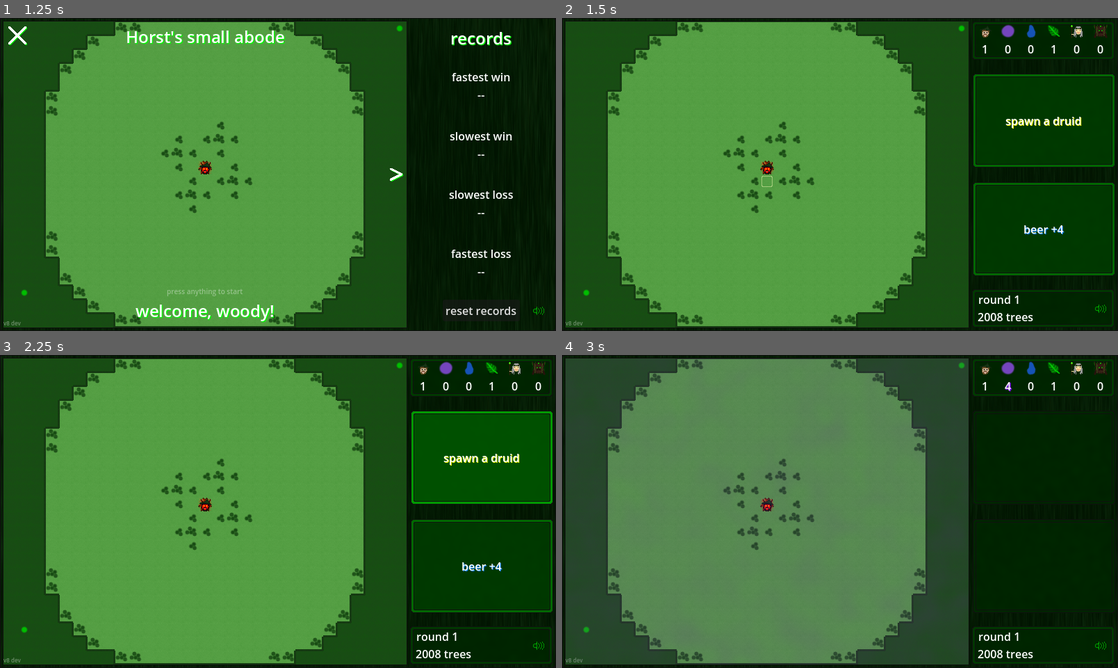
Above: before the commit, frames 1-4 (two rows, left to right).
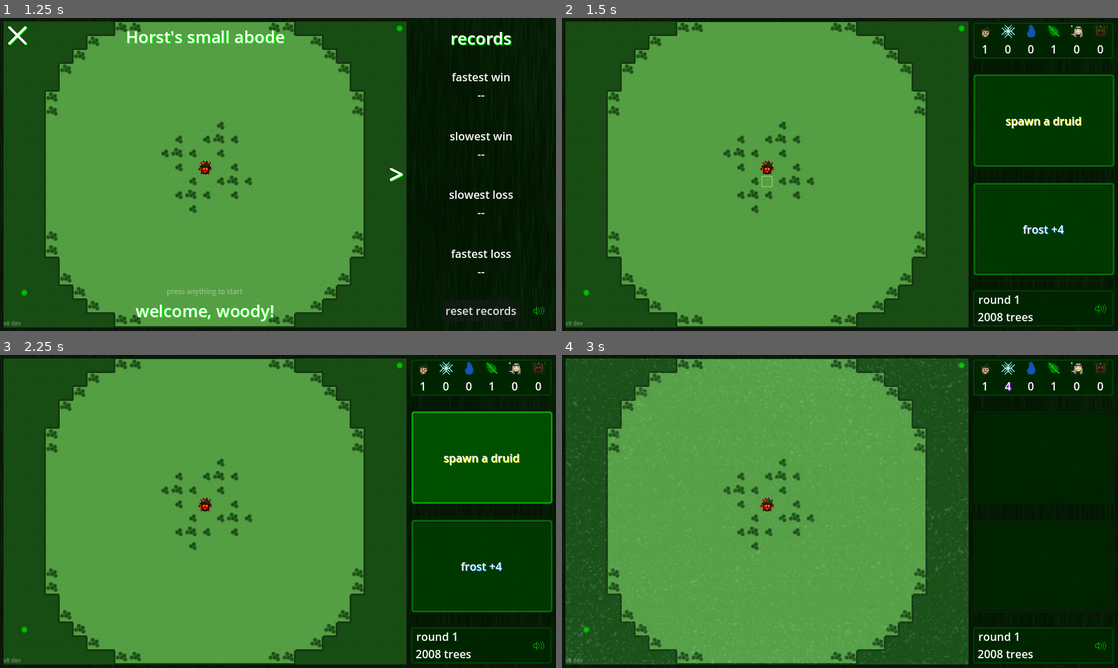
Above: after the commit, the same moments.

Repository: TriffnixXIV/ForstForward
Game: Godot game, scene res://Scenes/ForstForward.tscn
Same seed, same stepped clock (60 frames per second), same inputs: the game is played once before the commit and once after it. Sound files missing from this copy of the repository are replaced by a short silence.
Inputs (mouse positions are in pixels of both pictures, inside the frame that each line leads up to):
- Up to frame 1 (1.25 s): click (205, 174) at 0.5 s
- Up to frame 2 (1.5 s): click (767, 174) at 1.25 s
- Up to frame 3 (2.25 s): click "spawn a druid" at 2 s
- Up to frame 4 (3 s): click "beer +4" (after the commit: "frost +4") at 2.75 s

Frame 1 is identical in both runs. In frame 2, 0.2% of the frame differs, in the area x 79-91%, y 2-70%; in frame 3, 0.2%; in frame 4, 32%, in the area x 0-82%, y 1-99%.

Commit message:
turned beer into frost
and nerfed life upgrades a bit

Diff:
--- a/Source/Code/Action.gd
+++ b/Source/Code/Action.gd
@@ -1,7 +1,7 @@
 extends Resource
 class_name Action
 
-enum Type {spawn_treant, spawn_druid, overgrowth, spread, plant, rain, lightning_strike, beer}
+enum Type {spawn_treant, spawn_druid, overgrowth, spread, plant, rain, lightning_strike, frost}
 var type = null
 
 var strength = null
@@ -9,7 +9,7 @@
 var progress = 0
 
 var next_action: Action = null
-var concurrent_actions: Array[Action] = [] # can only contain overgrowth, rain and beer actions
+var concurrent_actions: Array[Action] = [] # can only contain overgrowth, rain and frost actions
 
 signal advance_success
 signal advance_failure
@@ -38,10 +38,10 @@
 	emit_signal("text_changed")
 
 func add_action(other: Action):
-	if other.type in [Type.overgrowth, Type.rain, Type.beer]:
+	if other.type in [Type.overgrowth, Type.rain, Type.frost]:
 		concurrent_actions.append(other)
 	else:
-		if type in [Type.overgrowth, Type.rain, Type.beer]:
+		if type in [Type.overgrowth, Type.rain, Type.frost]:
 			other.concurrent_actions.append(copy())
 			set_action(other)
 		elif next_action != null:
@@ -67,7 +67,7 @@
 		Type.plant:				return Crystal.Type.growth
 		Type.rain:				return Crystal.Type.weather
 		Type.lightning_strike:	return Crystal.Type.weather
-		Type.beer:				return Crystal.Type.weather # this will make sense once beer becomes snow
+		Type.frost:				return Crystal.Type.weather # this will make sense once frost becomes snow
 
 func get_full_text():
 	var full_text = get_text()
@@ -105,8 +105,8 @@
 			return "growth +" + str(strength)
 		Type.rain:
 			return "rain +" + str(strength) if strength > 0 else "rain " + str(strength) if strength < 0 else ""
-		Type.beer:
-			return "beer +" + str(strength)
+		Type.frost:
+			return "frost +" + str(strength)
 		Type.lightning_strike:
 			if clicks > 1:
 				return "summon " + str(clicks) + " lightning strikes" + progress_text
@@ -114,7 +114,7 @@
 				return "summon a lightning strike"
 
 func enact(map: Map):
-	if type in [Type.overgrowth, Type.rain, Type.beer]:
+	if type in [Type.overgrowth, Type.rain, Type.frost]:
 		for action in concurrent_actions:
 			action.enact(map)
 
@@ -124,9 +124,9 @@
 		Type.rain:
 			map.rain_duration += strength
 			map.update_rain_overlay()
-		Type.beer:
-			map.beer_level += strength
-			map.update_beer_overlay()
+		Type.frost:
+			map.frost_level += strength
+			map.update_frost_overlay()
 
 func advance(map: Map, cell_position: Vector2i):
 	if progress >= clicks:
--- a/Source/Code/ActionFactory.gd
+++ b/Source/Code/ActionFactory.gd
@@ -18,8 +18,8 @@
 		ActionPrototype.new(Action.Type.rain),
 	Action.Type.lightning_strike:
 		ActionPrototype.new(Action.Type.lightning_strike),
-	Action.Type.beer:
-		ActionPrototype.new(Action.Type.beer)
+	Action.Type.frost:
+		ActionPrototype.new(Action.Type.frost)
 }
 
 var base_rain_lightning_conversion_unlocked = false
--- a/Source/Code/ActionPrototype.gd
+++ b/Source/Code/ActionPrototype.gd
@@ -36,7 +36,7 @@
 		Type.lightning_strike:
 			base_unlocked = false
 			base_clicks = 1
-		Type.beer:
+		Type.frost:
 			base_strength = 4
 
 	reset()
--- a/Source/Code/ForstForward.gd
+++ b/Source/Code/ForstForward.gd
@@ -413,8 +413,8 @@
 
 func update_numbers():
 	$Sidebar/InGameUI/NumberContainer/Numbers/Villagers/Label.text = str(len($Map.villagers))
-	$Sidebar/InGameUI/NumberContainer/Numbers/Beer/Label.text = str($Map.get_villager_action_loss())
-	$Sidebar/InGameUI/NumberContainer/Numbers/Beer/Label.label_settings.shadow_color = Color(0, 1, 0, 0) if $Map.get_villager_action_loss() == 0 else Color(0.5, 0, 1, 1) if $Map.beer_level > 0 else Color(0, 0.5, 1, 1)
+	$Sidebar/InGameUI/NumberContainer/Numbers/Frost/Label.text = str($Map.get_villager_action_loss())
+	$Sidebar/InGameUI/NumberContainer/Numbers/Frost/Label.label_settings.shadow_color = Color(0, 1, 0, 0) if $Map.get_villager_action_loss() == 0 else Color(0.5, 0, 1, 1) if $Map.frost_level > 0 else Color(0, 0.5, 1, 1)
 	$Sidebar/InGameUI/NumberContainer/Numbers/Rain/Label.text = str($Map.rain_duration)
 	$Sidebar/InGameUI/NumberContainer/Numbers/Rain/Label.label_settings.shadow_color = Color(0, 0.5, 1, 1) if $Map.is_raining() else Color(0, 1, 0, 0)
 	$Sidebar/InGameUI/NumberContainer/Numbers/Growth/Label.text = str($Map.get_growth_stages())
@@ -440,8 +440,8 @@
 	$MapOverlay/PostGame/Stats/Horst/Deaths.text = str($Map.total_dead_villagers) + " villagers died"
 	$MapOverlay/PostGame/Stats/Horst/DeathsTreant.text = str($Map.total_deaths_to_treants) + " deaths to treants"
 	$MapOverlay/PostGame/Stats/Horst/DeathsLightning.text = str($Map.total_deaths_to_lightning) + " deaths to lightning"
-	$MapOverlay/PostGame/Stats/Horst/Beer.text = str($Map.total_beer_level) + " total beer level"
-	$MapOverlay/PostGame/Stats/Horst/BeerActions.text = str($Map.actions_lost_to_beer) + " actions lost to beer"
+	$MapOverlay/PostGame/Stats/Horst/Frost.text = str($Map.total_frost_level) + " total frost level"
+	$MapOverlay/PostGame/Stats/Horst/FrostActions.text = str($Map.actions_lost_to_frost) + " actions lost to frost"
 
 	$MapOverlay/PostGame/Stats/Forst/Trees.text = str($Map.total_grown_trees) + " trees grown"
 	$MapOverlay/PostGame/Stats/Forst/Plant.text = str($Map.total_planted_trees) + " trees planted"
--- a/Source/Code/Map.gd
+++ b/Source/Code/Map.gd
@@ -46,7 +46,7 @@
 var base_can_spread_on_buildings = false
 var base_can_plant_on_buildings = false
 var base_rain_growth_boost = 0
-var base_rain_beer_boost = 0
+var base_rain_frost_boost = 0
 
 var villager_actions: int
 var treant_actions: int
@@ -57,12 +57,12 @@
 var can_spread_on_buildings: bool
 var can_plant_on_buildings: bool
 var rain_growth_boost: int
-var rain_beer_boost: int
+var rain_frost_boost: int
 
 var growth_boost = 0
 var remaining_growth_stages = 0
 var rain_duration = 0
-var beer_level = 0
+var frost_level = 0
 
 var total_felled_trees: int = 0
 var highest_villager_count: int = 0
@@ -70,8 +70,8 @@
 var total_dead_villagers: int = 0
 var total_deaths_to_treants: int = 0
 var total_deaths_to_lightning: int = 0
-var total_beer_level: int = 0
-var actions_lost_to_beer: int = 0
+var total_frost_level: int = 0
+var actions_lost_to_frost: int = 0
 
 var total_grown_trees: int = 0
 var total_planted_trees: int = 0
@@ -207,7 +207,7 @@
 func stop():
 	$Timer.stop()
 	set_rain(0)
-	set_beer(0)
+	set_frost(0)
 	current_phase = Phase.idle
 
 func reset():
@@ -218,7 +218,7 @@
 	reset_stats()
 	growth_boost = 0
 	set_rain(0)
-	set_beer(0)
+	set_frost(0)
 	$Timer.stop()
 
 	for villager in homeless_villagers:
@@ -245,7 +245,7 @@
 	can_spread_on_buildings	= base_can_spread_on_buildings
 	can_plant_on_buildings	= base_can_plant_on_buildings
 	rain_growth_boost		= base_rain_growth_boost
-	rain_beer_boost			= base_rain_beer_boost
+	rain_frost_boost			= base_rain_frost_boost
 
 func reset_stats():
 	total_felled_trees = 0
@@ -254,8 +254,8 @@
 	total_dead_villagers = 0
 	total_deaths_to_treants = 0
 	total_deaths_to_lightning = 0
-	total_beer_level = 0
-	actions_lost_to_beer = 0
+	total_frost_level = 0
+	actions_lost_to_frost = 0
 
 	total_grown_trees = 0
 	total_planted_trees = 0
@@ -403,7 +403,7 @@
 	current_phase = Phase.villagers
 	var action_loss = get_villager_action_loss()
 	for villager in villagers:
-		actions_lost_to_beer += min(villager_actions, beer_level)
+		actions_lost_to_frost += min(villager_actions, frost_level)
 		villager.prepare_turn(villager_actions - action_loss)
 	update_cell_tree_distance_map()
 	all_villagers_are_done_with_this_step = true
@@ -453,7 +453,7 @@
 	current_phase = Phase.idle
 	growth_boost = max(0, floori(0.5 * growth_boost))
 	advance_rain()
-	advance_beer()
+	advance_frost()
 	emit_signal("advancement_done")
 
 # miscellaneous advancement stuff
@@ -502,18 +502,18 @@
 	rain_duration = max(0, duration)
 	update_rain_overlay()
 
-func advance_beer():
-	total_beer_level += beer_level
-	set_beer(floori(0.5 * beer_level))
-
-func set_beer(amount: int):
-	beer_level = amount
-	update_beer_overlay()
+func advance_frost():
+	total_frost_level += frost_level
+	set_frost(floori(0.5 * frost_level))
+
+func set_frost(amount: int):
+	frost_level = amount
+	update_frost_overlay()
 
 func get_villager_action_loss():
-	var villager_action_loss = beer_level
+	var villager_action_loss = frost_level
 	if is_raining():
-		villager_action_loss += rain_beer_boost
+		villager_action_loss += rain_frost_boost
 	return villager_action_loss
 
 # UI stuff
@@ -524,13 +524,13 @@
 	else:
 		$RainOverlay.visible = false
 
-func update_beer_overlay():
+func update_frost_overlay():
 	var coldness = get_villager_action_loss()
 	if coldness > 0:
-		$BeerOverlay.visible = true
-		$BeerOverlay.modulate.a = min(1, coldness / float(villager_actions))
-	else:
-		$BeerOverlay.visible = false
+		$FrostOverlay.visible = true
+		$FrostOverlay.modulate.a = min(1, coldness / float(villager_actions))
+	else:
+		$FrostOverlay.visible = false
 
 func initialize_cell_labels():
 	var array = []
--- a/Source/Code/Upgrade.gd
+++ b/Source/Code/Upgrade.gd
@@ -5,11 +5,11 @@
 var previous_value = null
 var end_text = ""
 
-enum Type {none, villager, treant, druid, growth, spread, plant, rain, lightning, beer}
+enum Type {none, villager, treant, druid, growth, spread, plant, rain, lightning, frost}
 var type: Type = Type.none
 
 enum Attribute {none, unlock, clicks, strength, actions, minimum,
-	growth, spread, on_plains, on_buildings, unlock_rain, rain, rain_conversion, beer}
+	growth, spread, on_plains, on_buildings, unlock_rain, rain, rain_conversion, frost}
 var attribute: Attribute = Attribute.none
 
 func _init(type_: Type = Type.none, attribute_: Attribute = Attribute.none,
@@ -86,8 +86,8 @@
 					return "rain\n+" + str(previous_value) + " -> +" + str(value)
 				Attribute.growth:
 					return "rain growth boost\n+" + str(previous_value) + " -> +" + str(value)
-				Attribute.beer:
-					return "rain beer boost\n+" + str(previous_value) + " -> +" + str(value)
+				Attribute.frost:
+					return "rain frost boost\n+" + str(previous_value) + " -> +" + str(value)
 		Type.lightning:
 			match attribute:
 				Attribute.unlock:
@@ -102,10 +102,10 @@
 					var rainstr_1 = "+" + str(previous_value) if previous_value > 0 else str(previous_value)
 					var rainstr_2 = "+" + str(value) if value > 0 else str(value)
 					return "lightning rain\n" + rainstr_1 + " -> " + rainstr_2
-		Type.beer:
+		Type.frost:
 			match attribute:
 				Attribute.strength:
-					return "beer\n+" + str(previous_value) + " -> +" + str(value)
+					return "frost\n+" + str(previous_value) + " -> +" + str(value)
 
 func apply(map: Map, action_factory: ActionFactory):
 	var prototype: ActionPrototype
@@ -156,7 +156,7 @@
 			match attribute:
 				Attribute.strength:	prototype.strength = value
 				Attribute.growth:	map.rain_growth_boost = value
-				Attribute.beer:		map.rain_beer_boost = value
+				Attribute.frost:		map.rain_frost_boost = value
 		Type.lightning:
 			prototype = action_factory.action_prototypes[Action.Type.lightning_strike]
 			match attribute:
@@ -165,8 +165,8 @@
 				Attribute.unlock_rain:		action_factory.rain_lightning_conversion_unlocked = true
 				Attribute.rain_conversion:	action_factory.rain_lightning_conversion = value
 				Attribute.rain:				action_factory.lightning_bonus_rain = value
-		Type.beer:
-			prototype = action_factory.action_prototypes[Action.Type.beer]
+		Type.frost:
+			prototype = action_factory.action_prototypes[Action.Type.frost]
 			match attribute:
 				Attribute.strength:	prototype.strength = value
 
--- a/Source/Code/UpgradeFactory.gd
+++ b/Source/Code/UpgradeFactory.gd
@@ -137,9 +137,9 @@
 				available_upgrades.append(
 					Upgrade.new(UT.rain, UA.growth, map.rain_growth_boost + 1, map.rain_growth_boost))
 
-			if prototype.level >= 3 + 5 * map.rain_beer_boost:
+			if prototype.level >= 3 + 5 * map.rain_frost_boost:
 				available_upgrades.append(
-					Upgrade.new(UT.rain, UA.beer, map.rain_beer_boost + 1, map.rain_beer_boost))
+					Upgrade.new(UT.rain, UA.frost, map.rain_frost_boost + 1, map.rain_frost_boost))
 
 			# lightning
 			prototype = action_factory.action_prototypes[Action.Type.lightning_strike]
@@ -167,11 +167,11 @@
 						available_upgrades.append(
 							Upgrade.new(UT.lightning, UA.rain_conversion, strength - 1, strength))
 
-			# beer
-			prototype = action_factory.action_prototypes[Action.Type.beer]
+			# frost
+			prototype = action_factory.action_prototypes[Action.Type.frost]
 			strength = prototype.strength
 			if total_weather_upgrades >= floori((pow(prototype.level, 2) + prototype.level) / 2.0):
 				available_upgrades.append(
-					Upgrade.new(UT.beer, UA.strength, strength + 1, strength))
+					Upgrade.new(UT.frost, UA.strength, strength + 1, strength))
 
 	return available_upgrades
--- a/Source/Scenes/ForstForward.tscn
+++ b/Source/Scenes/ForstForward.tscn
@@ -21,8 +21,6 @@
 [ext_resource type="PackedScene" uid="uid://bx13d72r8gahd" path="res://Scenes/Treant.tscn" id="17_rglu0"]
 [ext_resource type="PackedScene" uid="uid://d223ip0jmfp16" path="res://Scenes/Levels/Level4.tscn" id="18_ngmoe"]
 [ext_resource type="PackedScene" uid="uid://6b24wittmrru" path="res://Scenes/Levels/Level5.tscn" id="19_qo6jg"]
-[ext_resource type="Texture2D" uid="uid://bpo1h2fjic7l2" path="res://Images/BeerOverlay.png" id="22_3h8j0"]
-[ext_resource type="Texture2D" uid="uid://c56838mmyrs1r" path="res://Images/RainOverlay.png" id="23_deieb"]
 [ext_resource type="PackedScene" uid="uid://bmrv7mgrpf6mp" path="res://Scenes/Blast.tscn" id="23_fm4bp"]
 [ext_resource type="PackedScene" uid="uid://cpcurlk3kc20s" path="res://Scenes/GrowthEffect.tscn" id="24_hbdlb"]
 [ext_resource type="AudioStream" uid="uid://dy6gtytfq6mgv" path="res://Sounds/DruidStart.wav" id="24_p5qfq"]
@@ -35,10 +33,9 @@
 [ext_resource type="AudioStream" uid="uid://ivwiikmisbdp" path="res://Sounds/HorstAdvance.wav" id="29_opsn4"]
 [ext_resource type="Texture2D" uid="uid://dyeqdeiowhliu" path="res://Images/Middle.png" id="30_voj48"]
 [ext_resource type="Texture2D" uid="uid://ix3c2ehb5410" path="res://Images/Highlights/Highlight.png" id="31_3mgxn"]
-[ext_resource type="Texture2D" uid="uid://bjggyugi4001j" path="res://Images/Beer.png" id="31_r1sps"]
-[ext_resource type="Texture2D" uid="uid://b56tnpemcrfjy" path="res://Images/RainDrop.png" id="32_xa7xr"]
+[ext_resource type="Texture2D" uid="uid://c6imxygtnlk5g" path="res://Images/MapOverlays/SnowOverlay.png" id="31_ctvyl"]
+[ext_resource type="Texture2D" uid="uid://c56838mmyrs1r" path="res://Images/MapOverlays/RainOverlay.png" id="32_dub1y"]
 [ext_resource type="Script" path="res://Code/CellHighlight.gd" id="33_013ga"]
-[ext_resource type="Texture2D" uid="uid://bbnperurcnlc8" path="res://Images/Leaf.png" id="33_erdad"]
 [ext_resource type="Texture2D" uid="uid://htocvri6t264" path="res://Images/Highlights/GreenHighlight.png" id="33_yyet2"]
 [ext_resource type="Texture2D" uid="uid://dnsatdhdbguxs" path="res://Images/Highlights/RedHighlight.png" id="34_70uow"]
 [ext_resource type="Texture2D" uid="uid://xk3vg20yrq4e" path="res://Images/Highlights/LargeGreenHighlight.png" id="35_3tfe7"]
@@ -63,8 +60,11 @@
 [ext_resource type="Texture2D" uid="uid://cifp3h3pq8ndu" path="res://Images/Exit/XNormal.png" id="57_bn3s8"]
 [ext_resource type="Texture2D" uid="uid://86ldk7gv0ryc" path="res://Images/Arrows/ArrowRightHover.png" id="57_plwts"]
 [ext_resource type="Texture2D" uid="uid://boxj06aryddeq" path="res://Images/Exit/XPressed.png" id="58_6p8y3"]
+[ext_resource type="Texture2D" uid="uid://ck4rwbskgjv3l" path="res://Images/Icons/Snow.png" id="58_fvx64"]
+[ext_resource type="Texture2D" uid="uid://b56tnpemcrfjy" path="res://Images/Icons/RainDrop.png" id="59_ksjrr"]
 [ext_resource type="Texture2D" uid="uid://celwycvrm7wv" path="res://Images/Exit/XHovered.png" id="59_s61jp"]
 [ext_resource type="Texture2D" uid="uid://sw1gahi5bvs0" path="res://Images/DruidStuff/Druid.png" id="60_bhp0q"]
+[ext_resource type="Texture2D" uid="uid://bbnperurcnlc8" path="res://Images/Icons/Leaf.png" id="60_i1nh0"]
 [ext_resource type="Texture2D" uid="uid://ds1gxf71eg7jm" path="res://Images/MuteButton/MuteButton.png" id="62_y5gb0"]
 [ext_resource type="Texture2D" uid="uid://cyjstqtiplehm" path="res://Images/MuteButton/MuteButtonPressed.png" id="63_hkoqk"]
 [ext_resource type="Script" path="res://Code/ButtonSparks.gd" id="67_75gqh"]
@@ -248,16 +248,16 @@
 stream = ExtResource("29_opsn4")
 volume_db = -7.0
 
-[node name="BeerOverlay" type="Sprite2D" parent="Map"]
+[node name="FrostOverlay" type="Sprite2D" parent="Map"]
 visible = false
 z_index = 2
-texture = ExtResource("22_3h8j0")
+texture = ExtResource("31_ctvyl")
 centered = false
 
 [node name="RainOverlay" type="Sprite2D" parent="Map"]
 visible = false
 z_index = 2
-texture = ExtResource("23_deieb")
+texture = ExtResource("32_dub1y")
 centered = false
 
 [node name="CellHighlight" type="Sprite2D" parent="Map"]
@@ -596,14 +596,14 @@
 text = "X deaths to lightning"
 label_settings = ExtResource("48_sowv6")
 
-[node name="Beer" type="Label" parent="MapOverlay/PostGame/Stats/Horst"]
-layout_mode = 2
-text = "X total beer level"
-label_settings = ExtResource("48_sowv6")
-
-[node name="BeerActions" type="Label" parent="MapOverlay/PostGame/Stats/Horst"]
-layout_mode = 2
-text = "X actions lost to beer"
+[node name="Frost" type="Label" parent="MapOverlay/PostGame/Stats/Horst"]
+layout_mode = 2
+text = "X total frost level"
+label_settings = ExtResource("48_sowv6")
+
+[node name="FrostActions" type="Label" parent="MapOverlay/PostGame/Stats/Horst"]
+layout_mode = 2
+text = "X actions lost to frost"
 label_settings = ExtResource("48_sowv6")
 
 [node name="Separator" type="TextureRect" parent="MapOverlay/PostGame/Stats"]
@@ -887,17 +887,17 @@
 horizontal_alignment = 1
 vertical_alignment = 2
 
-[node name="Beer" type="VBoxContainer" parent="Sidebar/InGameUI/NumberContainer/Numbers"]
-layout_mode = 2
-size_flags_horizontal = 3
-
-[node name="Image" type="TextureRect" parent="Sidebar/InGameUI/NumberContainer/Numbers/Beer"]
+[node name="Frost" type="VBoxContainer" parent="Sidebar/InGameUI/NumberContainer/Numbers"]
+layout_mode = 2
+size_flags_horizontal = 3
+
+[node name="Image" type="TextureRect" parent="Sidebar/InGameUI/NumberContainer/Numbers/Frost"]
 layout_mode = 2
 size_flags_horizontal = 4
 size_flags_vertical = 3
-texture = ExtResource("31_r1sps")
-
-[node name="Label" type="Label" parent="Sidebar/InGameUI/NumberContainer/Numbers/Beer"]
+texture = ExtResource("58_fvx64")
+
+[node name="Label" type="Label" parent="Sidebar/InGameUI/NumberContainer/Numbers/Frost"]
 layout_mode = 2
 size_flags_horizontal = 3
 size_flags_vertical = 1
@@ -914,7 +914,7 @@
 layout_mode = 2
 size_flags_horizontal = 4
 size_flags_vertical = 3
-texture = ExtResource("32_xa7xr")
+texture = ExtResource("59_ksjrr")
 
 [node name="Label" type="Label" parent="Sidebar/InGameUI/NumberContainer/Numbers/Rain"]
 layout_mode = 2
@@ -933,7 +933,7 @@
 layout_mode = 2
 size_flags_horizontal = 4
 size_flags_vertical = 3
-texture = ExtResource("33_erdad")
+texture = ExtResource("60_i1nh0")
 
 [node name="Label" type="Label" parent="Sidebar/InGameUI/NumberContainer/Numbers/Growth"]
 layout_mode = 2
Renamed: Source/Images/Beer.png -> Source/Images/Icons/Beer.png
Not shown, added: Source/Images/Icons/Beer.png.import
Renamed: Source/Images/Leaf.png -> Source/Images/Icons/Leaf.png
Not shown, added: Source/Images/Icons/Leaf.png.import
Renamed: Source/Images/RainDrop.png -> Source/Images/Icons/RainDrop.png
Not shown, changed: Source/Images/Icons/RainDrop.png.import
Binary file added: Source/Images/Icons/Snow.png
Not shown, changed: Source/Images/Icons/Snow.png.import
Renamed: Source/Images/icon.svg -> Source/Images/Icons/icon.svg
Not shown, changed: Source/Images/Icons/icon.svg.import
Renamed: Source/Images/BeerOverlay.png -> Source/Images/MapOverlays/BeerOverlay.png
Not shown, changed: Source/Images/MapOverlays/BeerOverlay.png.import
(and 14 more such lines)
